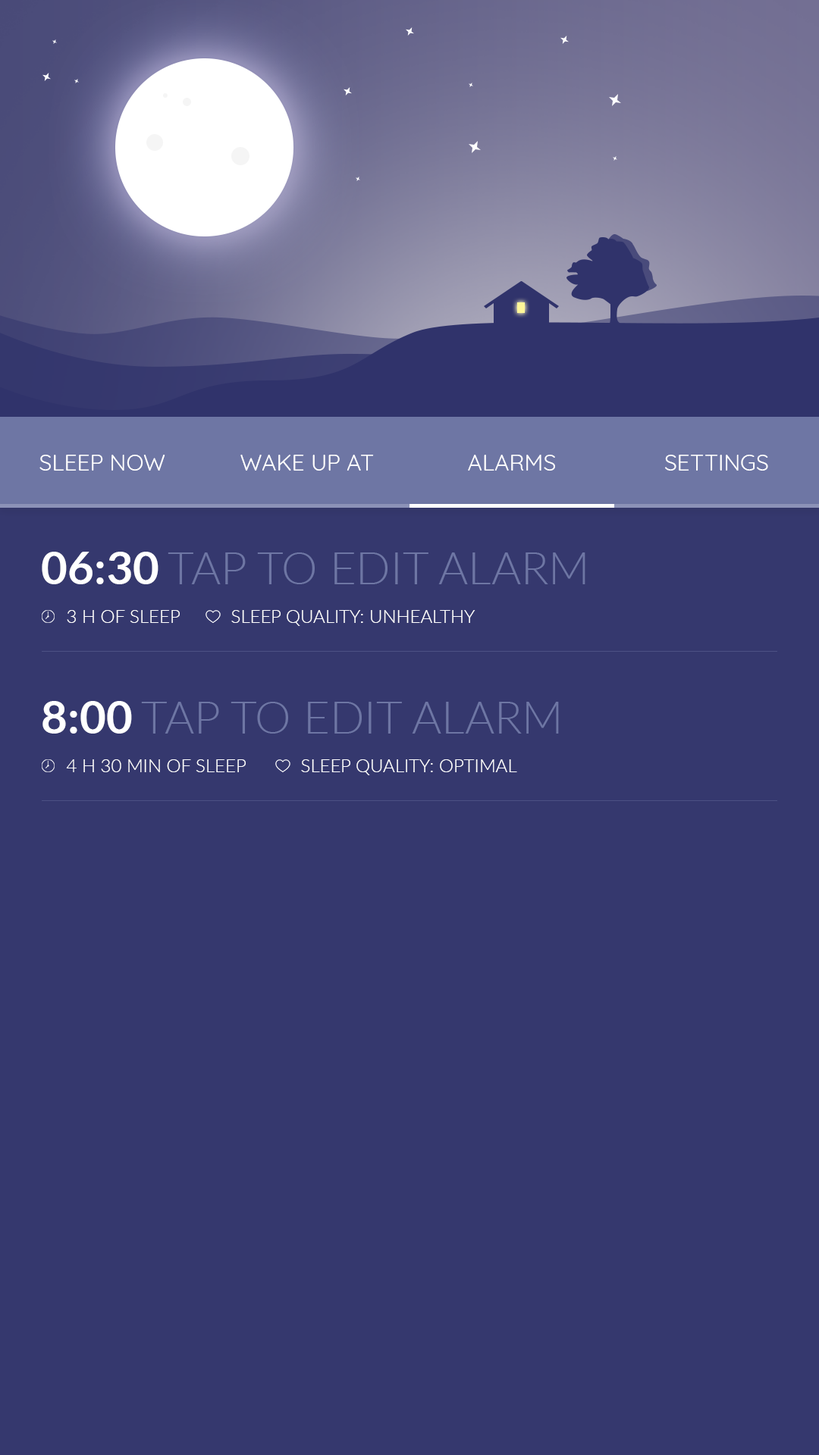
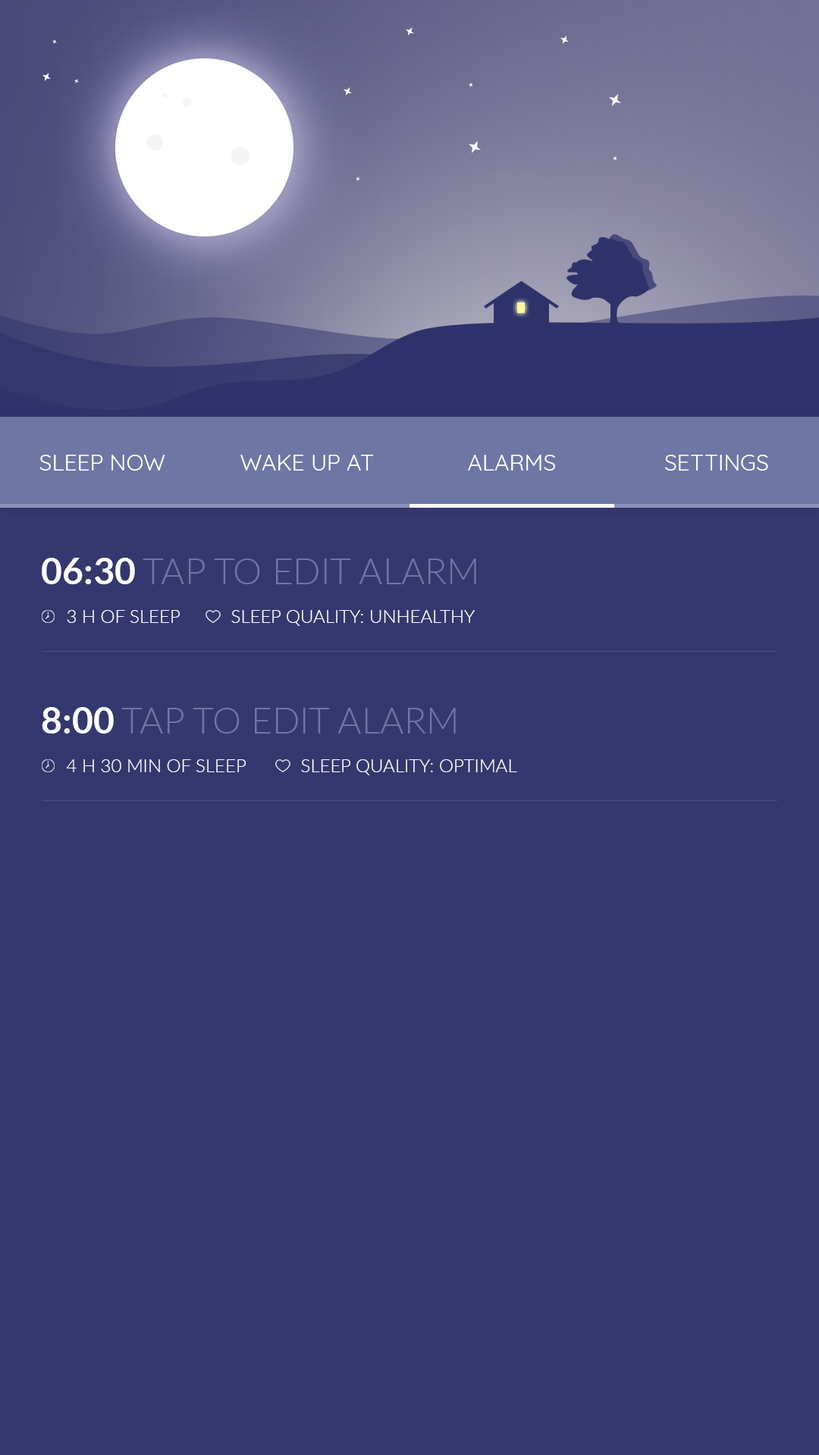
Before/after of a 819px x 1455px layered artwork. What changed in the layer stack:
painted on "06:30 TAP TO EDIT ALARM" over <box>41,551,586,585</box>
painted on "8:00 TAP TO EDIT ALARM" over <box>41,701,559,734</box>
